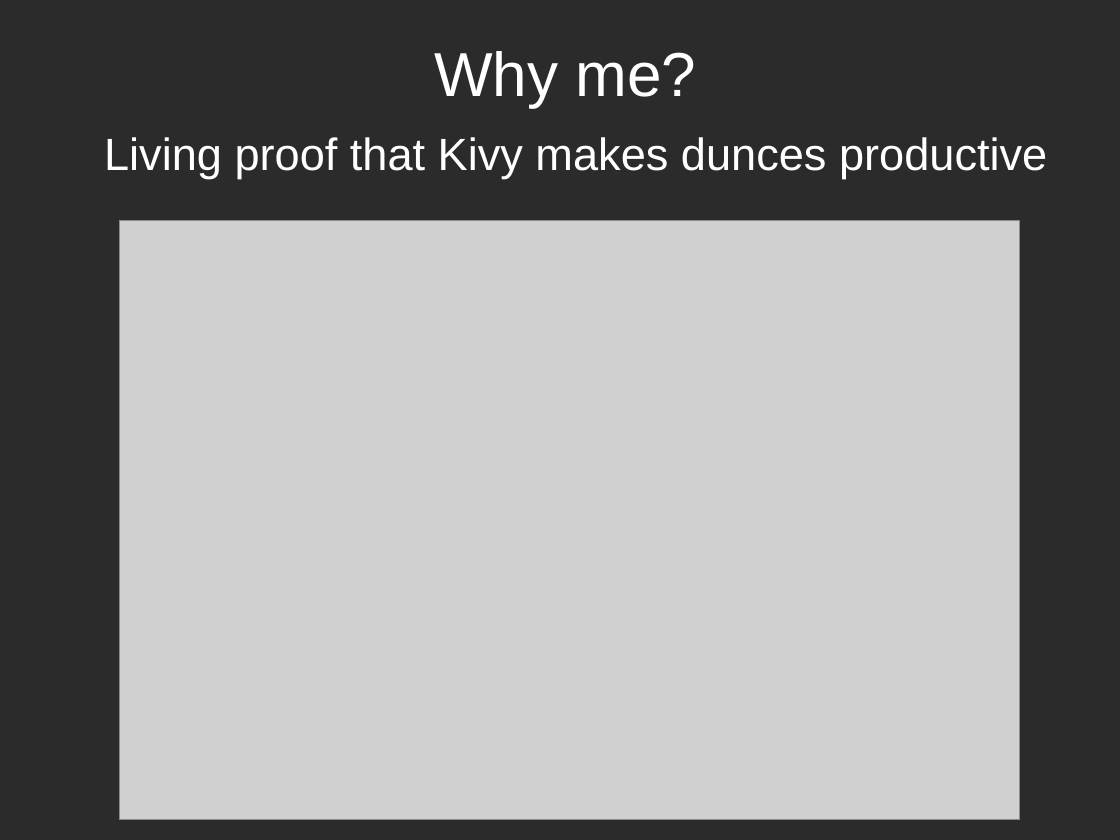
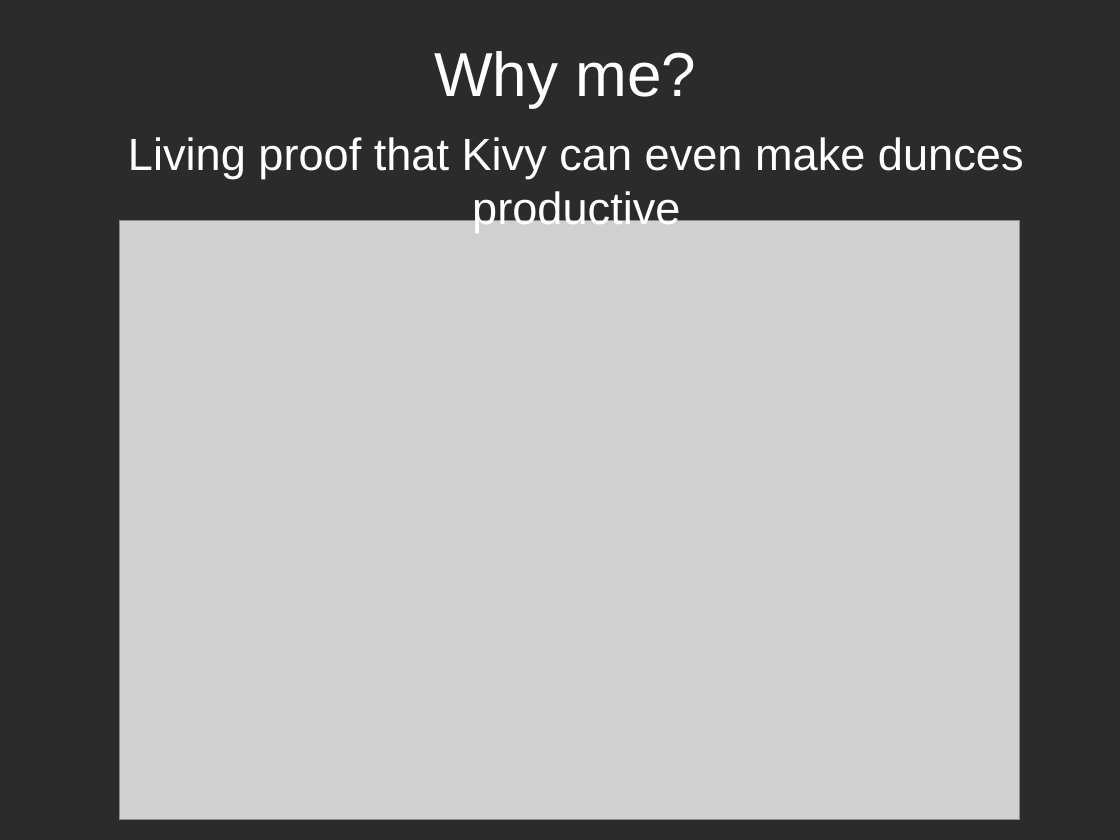
Before and after one commit to Zen-CODE/kivybits, a slide deck: slide 4 of PyCon/ZA 2015/PyCon.odp. Drawn at 1120x840 pixels with LibreOffice and Linux fonts; fonts in the diff are those of the drawing; grey boxes stand for pictures; background and template pictures are left out; a plain dark background stands for a picture behind light text. Boxes give left, top, right and bottom in pixels: in the first picture for what was removed or moved away, otherwise in the second. Text is boxed around its words. In the diff, an @@ line names an element or a change of style, - is before the commit and + after.

```diff
--- a/PyCon/ZA 2015/PyCon.odp
+++ b/PyCon/ZA 2015/PyCon.odp
@@ text at (128, 137, 1024, 232): text changed @@
-Living proof that Kivy makes dunces productive
+Living proof that Kivy can even make dunces
+productive
```
Also in this commit, not shown: 1 other slide changed, 1 other file.
